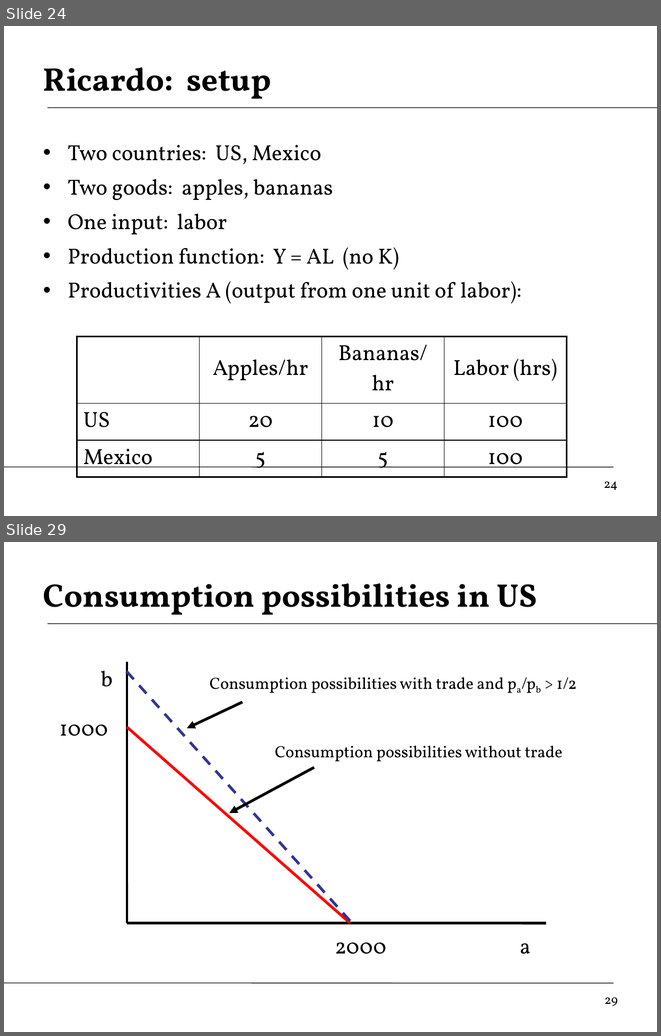
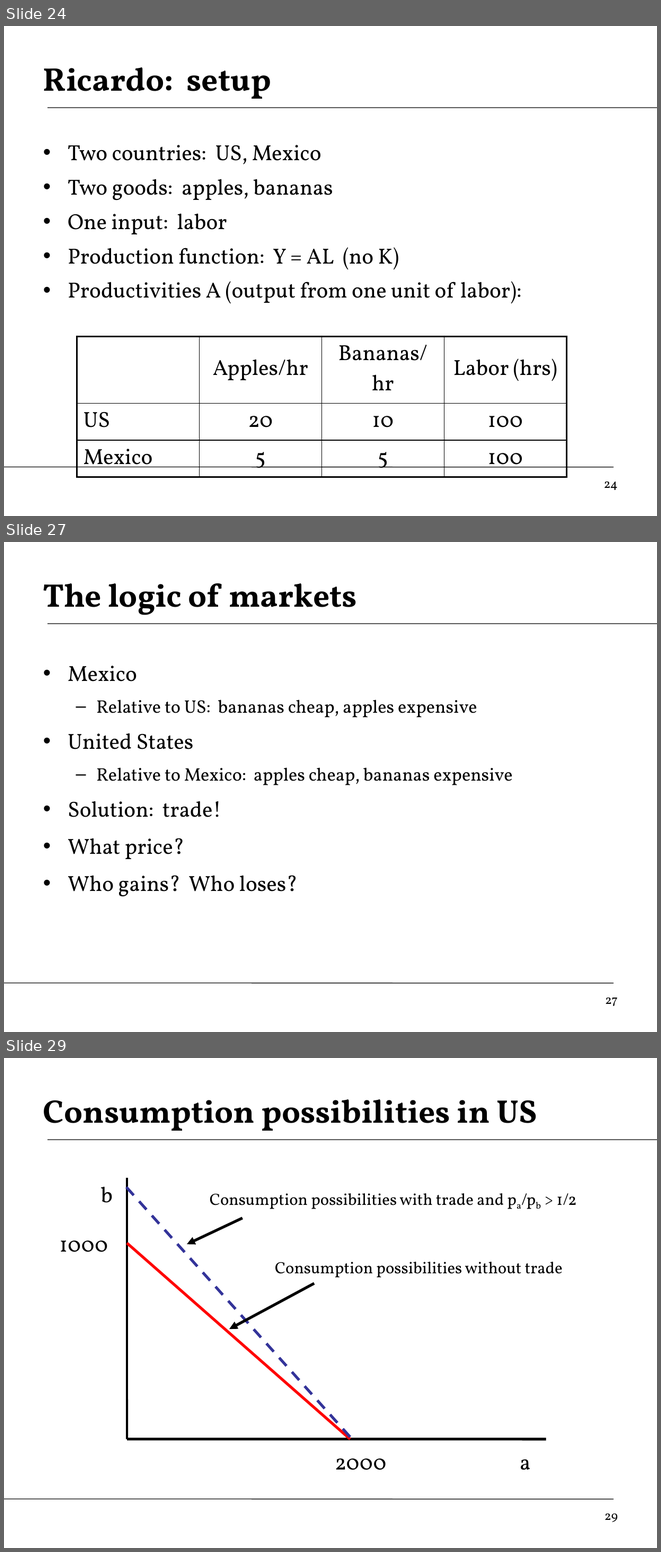
Before and after one commit to DaveBackus/Global_Economy, a slide deck: Slides/slides_trade_f14.pptx. Shown one above the other, each under a label of ours: slides 24 and 29 before the commit, slides 24, 27 and 29 after it; the slides between them are not shown. The pictures are 661x1036 and 661x1552 pixels, drawn with LibreOffice and Linux fonts; fonts in the diff are those of the drawing. Boxes give left, top, right and bottom in pixels: in the first picture for what was removed or moved away, otherwise in the second. Text is boxed around its words. In the diff, an @@ line names an element or a change of style, - is before the commit and + after.

Commit message:
update slides
trade

```diff
--- a/Slides/slides_trade_f14.pptx
+++ b/Slides/slides_trade_f14.pptx
@@ slide 27 added at (4, 542, 657, 1032), background #FFFFFF; not listed: 2 template elements that a slide beside it also shows @@
@@ title added at (43, 583, 357, 615), 36 pt, text #000000, bold @@
+The logic of markets
@@ text added at (68, 665, 512, 897), 20 pt, text #000000 @@
+• Mexico
+  – Relative to US: bananas cheap, apples expensive
+• United States
+  – Relative to Mexico: apples cheap, bananas expensive
+• Solution: trade!
+• What price?
+• Who gains? Who loses?
@@ page number added at (605, 997, 618, 1006), 14 pt, text #000000 @@
+27
```
Also in this commit, not shown: 4 slides changed, 13 other files.
